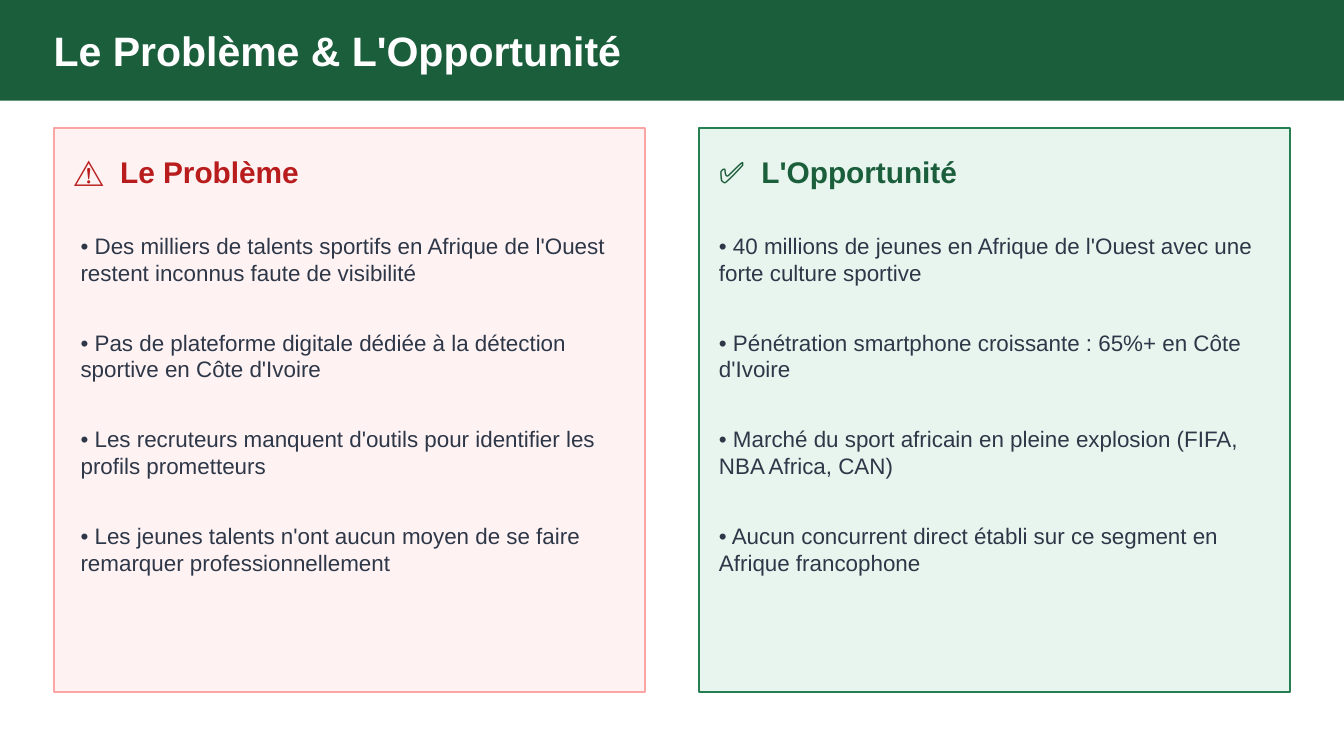
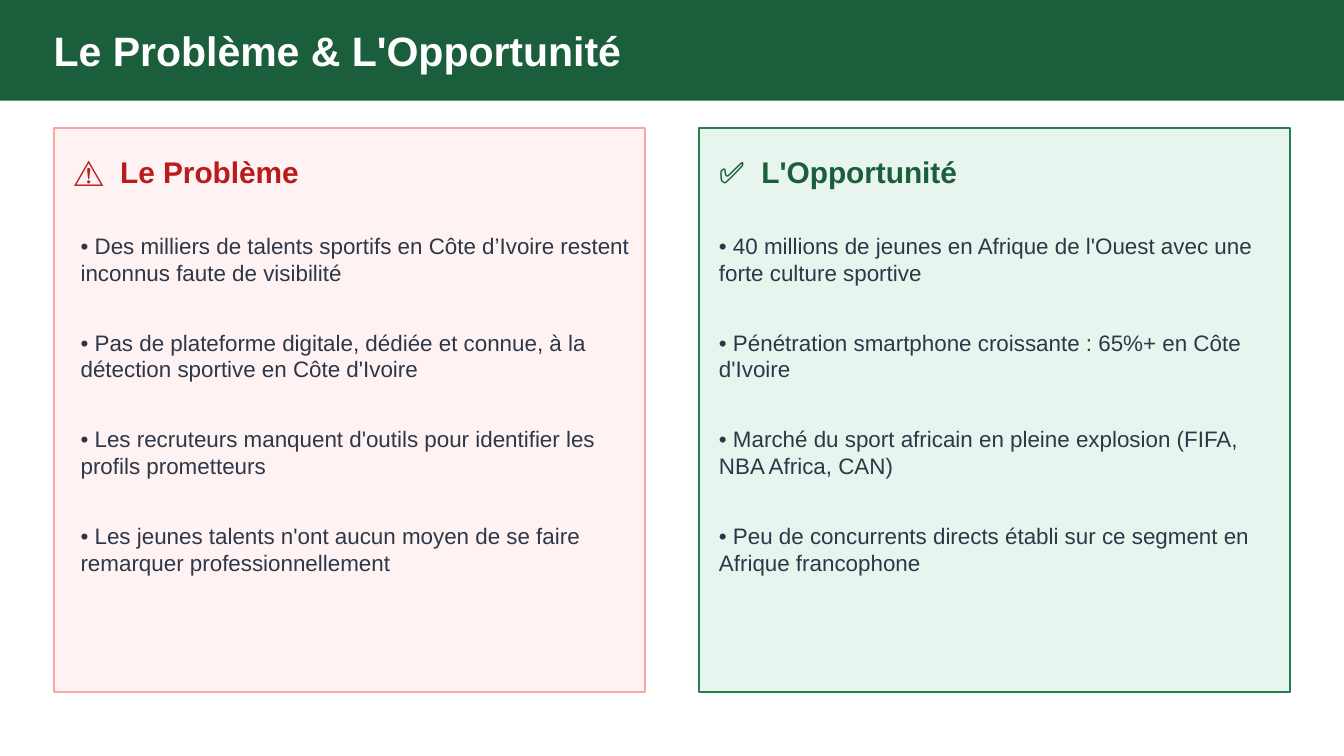
Before and after one commit to hamyago/denotapro, a slide deck: slide 2 of docs/DeNoTa_Presentation.pptx. Drawn at 1344x756 pixels with LibreOffice and Linux fonts; fonts in the diff are those of the drawing. Boxes give left, top, right and bottom in pixels: in the first picture for what was removed or moved away, otherwise in the second. Text is boxed around its words. In the diff, an @@ line names an element or a change of style, - is before the commit and + after.

```diff
--- a/docs/DeNoTa_Presentation.pptx
+++ b/docs/DeNoTa_Presentation.pptx
@@ text at bbox=[81, 237, 628, 282]: text changed @@
-• Des milliers de talents sportifs en Afrique de l'Ouest restent inconnus faute de visibilité
+• Des milliers de talents sportifs en Côte d’Ivoire restent inconnus faute de visibilité
@@ text at bbox=[81, 334, 585, 382]: text changed @@
-• Pas de plateforme digitale dédiée à la détection sportive en Côte d'Ivoire
+• Pas de plateforme digitale, dédiée et connue, à la détection sportive en Côte d'Ivoire
@@ text at bbox=[719, 527, 1249, 576]: text changed @@
-• Aucun concurrent direct établi sur ce segment en Afrique francophone
+• Peu de concurrents directs établi sur ce segment en Afrique francophone
```
Also in this commit, not shown: 6 other slides changed, 26 other files.
